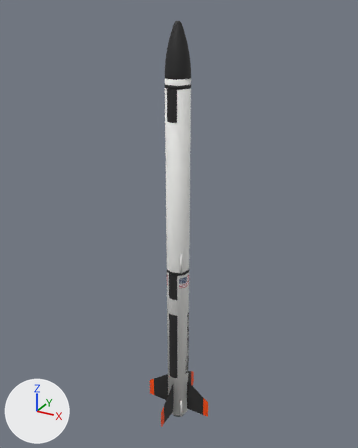
An edit to the glTF model frontend/public/models/finrocket.glb, drawn before and after from the same camera.
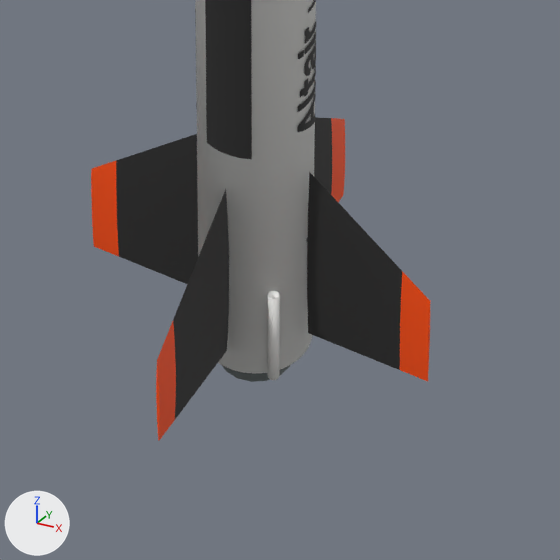
Old and new are each drawn whole from a 50 mm lens placed at (0.529, -0.956, 1.054), pointed at (-0.01, 0.023, 0.564) and again close up on the part from 37% to 64% of the width and 78% to 100% of the height. Arrows for +X, +Y and +Z are at lower left; the lights stay in place. The older version's two pictures come first. Where no turn or scale is listed for an object, it has been applied to the vertices. Vertices at exactly the same position are counted once.

Script lines for the objects in view, before the commit:
```python
ob_body_tube = bpy.data.objects.new('body_tube', me_body_tube)
ob_body_tube.location = (0.0, 0.0, 0.4572)
ob_fin0 = bpy.data.objects.new('fin0', me_fin0)
ob_fin0.location = (0.0542, 0.0, 0.062)
ob_fin0_tip = bpy.data.objects.new('fin0_tip', me_fin0_tip)
ob_fin0_tip.location = (0.0867, 0.0, 0.0428)
ob_fin1 = bpy.data.objects.new('fin1', me_fin1)
ob_fin1.location = (0.0, 0.0542, 0.062)
ob_fin1_tip = bpy.data.objects.new('fin1_tip', me_fin1_tip)
ob_fin1_tip.location = (0.0, 0.0867, 0.0428)
ob_fin2 = bpy.data.objects.new('fin2', me_fin2)
ob_fin2.location = (-0.0542, 0.0, 0.062)
ob_fin2_tip = bpy.data.objects.new('fin2_tip', me_fin2_tip)
ob_fin2_tip.location = (-0.0867, 0.0, 0.0428)
ob_fin3 = bpy.data.objects.new('fin3', me_fin3)
ob_fin3.location = (0.0, -0.0542, 0.062)
ob_fin3_tip = bpy.data.objects.new('fin3_tip', me_fin3_tip)
ob_fin3_tip.location = (0.0, -0.0867, 0.0428)
# also in view: 'lug_aft' at (0.022, -0.022, 0.025); 'roll_stripe3' at (0.0, -0.027, 0.233); 'lettering0' at (0.026, 0.0, 0.233)
```
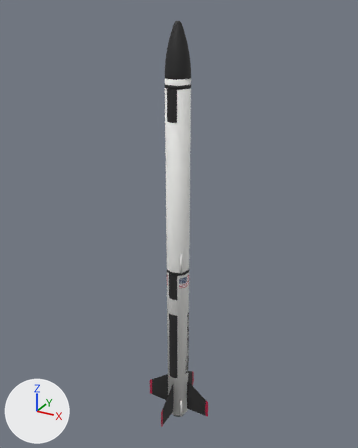
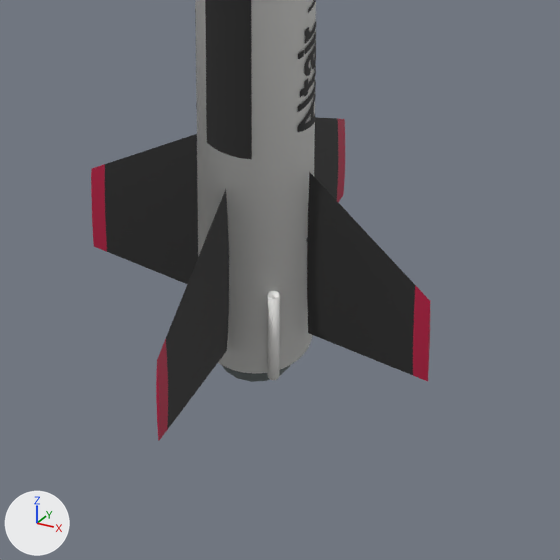
Where the newer file only moved an object's origin or applied its transform, the numbers keep the older frame.

Boxes (x1, y1, x2, y2) around the edits, measured in the close-ups (560 x 560 px; the box of a moved part takes in the faces that stretch with it):
'fin0_tip', recoloured (orange to pink)
    both: (413, 285, 430, 381)
'fin2_tip', recoloured (orange to pink)
    both: (91, 164, 107, 252)
'fin3_tip', recoloured
    both: (156, 339, 168, 441)
'fin1_tip', recoloured
    both: (337, 118, 345, 202)
part 1 of me_fin0, moved or reshaped
    before: (328, 192, 402, 370)
    after: (328, 192, 415, 375)
part 2 of me_fin0_tip, moved or reshaped
    before: (400, 271, 430, 381)
    after: (413, 285, 430, 381)
part 3 of me_fin1, moved or reshaped
    before: (328, 118, 332, 194)
    after: (328, 118, 338, 201)
part 4 of me_fin1_tip, moved or reshaped
    before: (331, 118, 345, 202)
    after: (337, 118, 345, 202)
part 5 of me_fin2, moved or reshaped
    before: (116, 159, 122, 258)
    after: (105, 159, 122, 258)
part 6 of me_fin2_tip, moved or reshaped
    before: (91, 161, 119, 256)
    after: (91, 164, 107, 252)
part 7 of me_fin3, moved or reshaped
    before: (173, 318, 179, 419)
    after: (166, 318, 179, 430)
part 8 of me_fin3_tip, moved or reshaped
    before: (157, 321, 176, 440)
    after: (157, 339, 168, 440)

The change, as a diff of the scene's bpy script:
```diff
--- a/frontend/public/models/finrocket.glb.py
+++ b/frontend/public/models/finrocket.glb.py
@@ mat_fin_tip @@
 mat_fin_tip = principled_material('fin_tip')
-mat_fin_tip.base_color = (1.0, 0.0782, 0.0)  # orange #ff4f00
+mat_fin_tip.base_color = (0.451, 0.00972, 0.0545)  # pink #b31942
@@ me_fin0 @@
-me_fin0.from_pydata(...)  # 32 vertices, 60 faces; spans x -0.025..0.025, y -0.0015..0.0015, z -0.05..0.05
+me_fin0.from_pydata(...)  # 32 vertices, 60 faces; spans x -0.025..0.032, y -0.0015..0.0015, z -0.05..0.05
+# me_fin0 part 1: all 16 vertices in x 0.025, y -0.0009..0.0009, z -0.05..0.0115 are scaled about their middle by (1, 0.913, 0.912), then moved by (0.007, 0.0, -0.0027)
 me_fin0.materials.append(mat_black)
@@ me_fin0_tip @@
-me_fin0_tip.from_pydata(...)  # 32 vertices, 60 faces; spans x -0.0075..0.0075, y -0.0009..0.0009, z -0.0308..0.0308
+me_fin0_tip.from_pydata(...)  # 32 vertices, 60 faces; spans x -0.0005..0.0075, y -0.0008..0.0008, z -0.0308..0.0254
+# me_fin0_tip part 2: all 16 vertices in x -0.0075, y -0.0009..0.0009, z -0.0308..0.0308 are scaled about their middle by (1, 0.912, 0.912), then moved by (0.007, 0.0, -0.0027)
 me_fin0_tip.materials.append(mat_fin_tip)
@@ me_fin1 @@
-me_fin1.from_pydata(...)  # 32 vertices, 60 faces; spans x -0.0015..0.0015, y -0.025..0.025, z -0.05..0.05
+me_fin1.from_pydata(...)  # 32 vertices, 60 faces; spans x -0.0015..0.0015, y -0.025..0.032, z -0.05..0.05
+# me_fin1 part 3: all 16 vertices in x -0.0009..0.0009, y 0.025, z -0.05..0.0115 are scaled about their middle by (0.913, 1, 0.912), then moved by (0.0, 0.007, -0.0027)
 me_fin1.materials.append(mat_black)
@@ me_fin1_tip @@
-me_fin1_tip.from_pydata(...)  # 32 vertices, 60 faces; spans x -0.0009..0.0009, y -0.0075..0.0075, z -0.0308..0.0308
+me_fin1_tip.from_pydata(...)  # 32 vertices, 60 faces; spans x -0.0008..0.0008, y -0.0005..0.0075, z -0.0308..0.0254
+# me_fin1_tip part 4: all 16 vertices in x -0.0009..0.0009, y -0.0075, z -0.0308..0.0308 are scaled about their middle by (0.912, 1, 0.912), then moved by (0.0, 0.007, -0.0027)
 me_fin1_tip.materials.append(mat_fin_tip)
@@ me_fin2 @@
-me_fin2.from_pydata(...)  # 32 vertices, 60 faces; spans x -0.025..0.025, y -0.0015..0.0015, z -0.05..0.05
+me_fin2.from_pydata(...)  # 32 vertices, 60 faces; spans x -0.032..0.025, y -0.0015..0.0015, z -0.05..0.05
+# me_fin2 part 5: all 16 vertices in x -0.025, y -0.0009..0.0009, z -0.05..0.0115 are scaled about their middle by (1, 0.913, 0.912), then moved by (-0.007, 0.0, -0.0027)
 me_fin2.materials.append(mat_black)
@@ me_fin2_tip @@
-me_fin2_tip.from_pydata(...)  # 32 vertices, 60 faces; spans x -0.0075..0.0075, y -0.0009..0.0009, z -0.0308..0.0308
+me_fin2_tip.from_pydata(...)  # 32 vertices, 60 faces; spans x -0.0075..0.0005, y -0.0008..0.0008, z -0.0308..0.0254
+# me_fin2_tip part 6: all 16 vertices in x 0.0075, y -0.0009..0.0009, z -0.0308..0.0308 are scaled about their middle by (1, 0.912, 0.912), then moved by (-0.007, 0.0, -0.0027)
 me_fin2_tip.materials.append(mat_fin_tip)
@@ me_fin3 @@
-me_fin3.from_pydata(...)  # 32 vertices, 60 faces; spans x -0.0015..0.0015, y -0.025..0.025, z -0.05..0.05
+me_fin3.from_pydata(...)  # 32 vertices, 60 faces; spans x -0.0015..0.0015, y -0.032..0.025, z -0.05..0.05
+# me_fin3 part 7: all 16 vertices in x -0.0009..0.0009, y -0.025, z -0.05..0.0115 are scaled about their middle by (0.913, 1, 0.912), then moved by (0.0, -0.007, -0.0027)
 me_fin3.materials.append(mat_black)
@@ me_fin3_tip @@
-me_fin3_tip.from_pydata(...)  # 32 vertices, 60 faces; spans x -0.0009..0.0009, y -0.0075..0.0075, z -0.0308..0.0308
+me_fin3_tip.from_pydata(...)  # 32 vertices, 60 faces; spans x -0.0008..0.0008, y -0.0075..0.0005, z -0.0308..0.0254
+# me_fin3_tip part 8: all 16 vertices in x -0.0009..0.0009, y 0.0075, z -0.0308..0.0308 are scaled about their middle by (0.912, 1, 0.912), then moved by (0.0, -0.007, -0.0027)
 me_fin3_tip.materials.append(mat_fin_tip)
```
